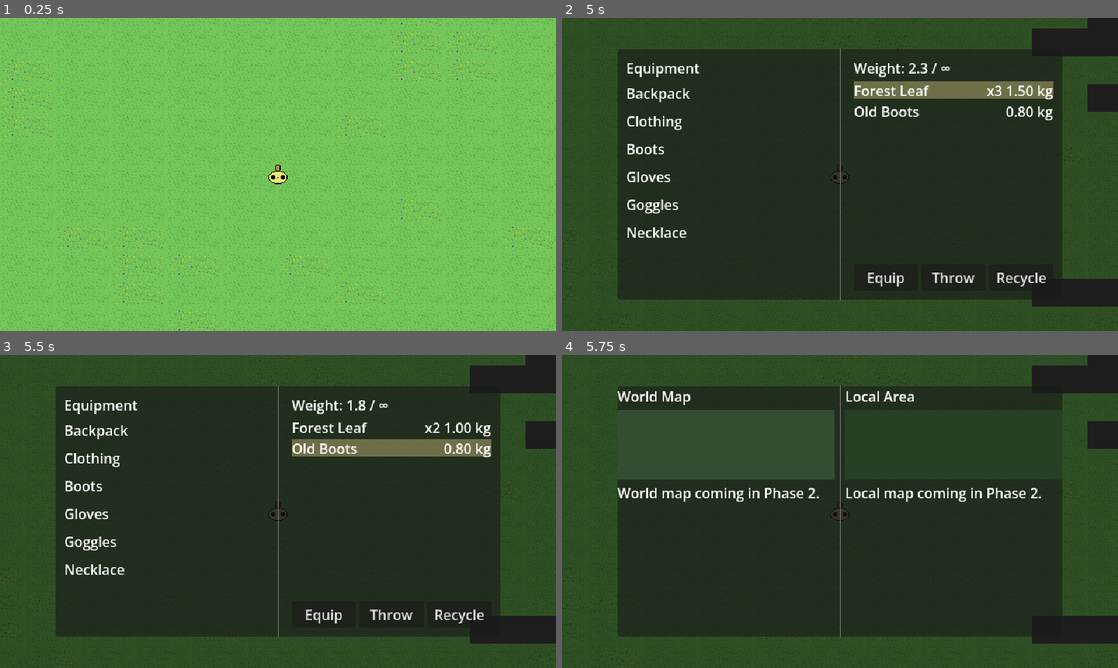
Above: before the commit, frames 1-4 (two rows, left to right).
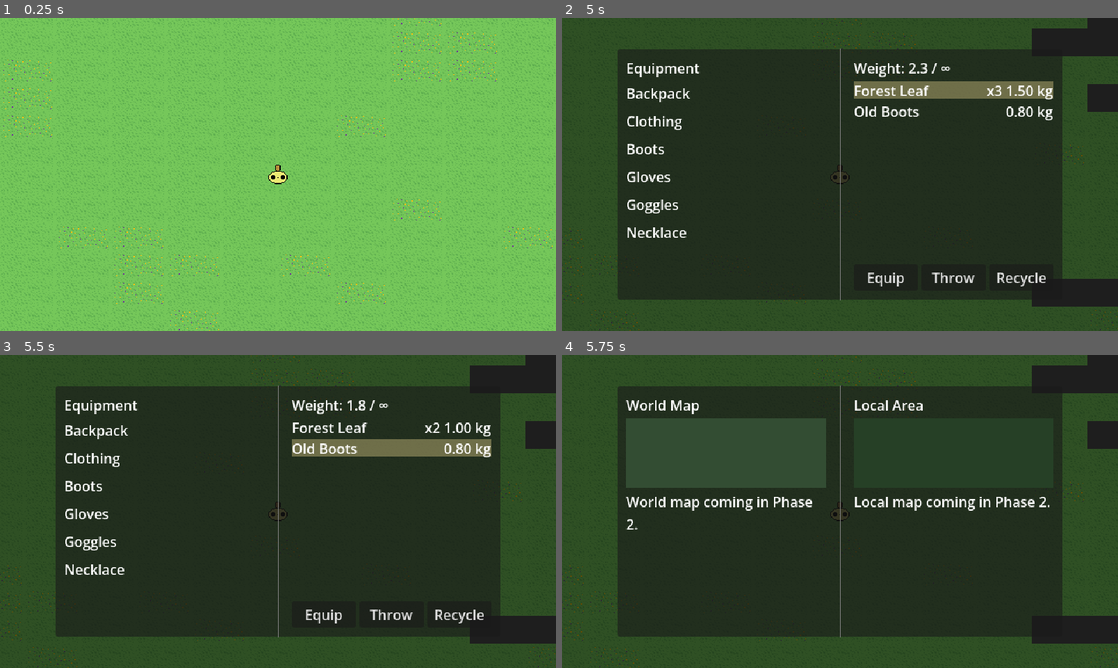
Above: after the commit, the same moments.

Repository: LeftTenant/CreamBun
Game: Godot game, scene res://world/world.tscn
Same seed, same stepped clock (60 frames per second), same inputs: the game is played once before the commit and once after it.
Inputs (mouse positions are in pixels of both pictures, inside the frame that each line leads up to):
- Up to frame 1 (0.25 s): no input
- Up to frame 2 (5 s): tap Enter at 0.5 s; move the mouse to (962, 158) at 0.52 s; hold D (move_right) 0.53-1.25 s; hold E (notebook_equip) 0.53-1.25 s; click (962, 158) at 0.67 s; drag from (728, 190) to (812, 237) at 1.27 s; move the mouse to (895, 105) at 2.02 s; hold D (move_right) 2.03-2.75 s; hold T (notebook_throw) 2.03-2.75 s; drag from (812, 237) to (673, 127) at 2.77 s; move the mouse to (1006, 221) at 3.52 s; hold A (move_left) 3.53-4.25 s; hold E (notebook_equip) 3.53-4.25 s; tap I (open_notebook_inventory) at 4.15 s; drag from (951, 89) to (756, 96) at 4.27 s
- Up to frame 3 (5.5 s): move the mouse to (389, 448) at 5.02 s; hold S (move_down) from 5.03 s (still down); hold T (notebook_throw) from 5.03 s (still down); click (389, 448) at 5.17 s
- Up to frame 4 (5.75 s): keep holding S (move_down); keep holding T (notebook_throw); tap M (open_notebook_map) at 5.65 s

Frames 1-3 are identical in both runs. In frame 4, 5.4% of the frame differs, in the area x 10-88%, y 11-56%.

Commit message:
Tidy notebook slices to a consistent scene-layout standard
Editor-legibility pass across the migrated notebook tabs (Map, Settings,
Inventory), using the Inventory slice as the reference and the ui/CLAUDE.md
editor-properties note as the spec. Structure-only; the sole runtime change
is bringing the Map tab's page insets in line with the other tabs.

- map_tab.gd: populate_left/right now apply the same 10px page inset as
  inventory_tab.gd (previously omitted by deliberate divergence).
- map_tab.tscn: anchors_preset=15 on LeftPage/RightPage (editor-baked Full
  Rect); autowrap_mode=3 on the two descriptive "Phase 2" note Labels.
- settings_tab.tscn / inventory_tab.tscn: anchors_preset=15 on page roots
  for editor parity.
- Retire the stale "Map tab is inset-free" note in agent memory.

Tests: notebook unit + integration suites green (111 pass, 0 fail).

Co-Authored-By: Claude Opus 4.8 <noreply@anthropic.com>

Diff:
--- a/ui/notebook/inventory/inventory_tab.tscn
+++ b/ui/notebook/inventory/inventory_tab.tscn
@@ -7,6 +7,7 @@
 script = ExtResource("1")
 
 [node name="LeftPage" type="VBoxContainer" parent="."]
+anchors_preset = 15
 
 [node name="EquipmentHeader" type="Label" parent="LeftPage"]
 focus_mode = 0
@@ -26,6 +27,7 @@
 [node name="Slot_NECKLACE" parent="LeftPage" instance=ExtResource("2")]
 
 [node name="RightPage" type="VBoxContainer" parent="."]
+anchors_preset = 15
 
 [node name="WeightLabel" type="Label" parent="RightPage"]
 focus_mode = 0
--- a/ui/notebook/map/map_tab.gd
+++ b/ui/notebook/map/map_tab.gd
@@ -77,10 +77,13 @@
 
 	# Anchor the VBox to fill the parent page so children get a real width.
 	# Without this, a plain Control parent won't resize its children automatically.
-	# The map tab does not use 10 px insets — the original map_tab.gd did not
-	# apply them, and this migration preserves that visual behaviour unchanged.
+	# Negative right/bottom offsets apply a 10 px inset on all sides (rule 2, ui/CLAUDE.md).
 	# https://docs.godotengine.org/en/stable/classes/class_control.html#class-control-method-set-anchors-and-offsets-preset
 	_left_page.set_anchors_and_offsets_preset(Control.PRESET_FULL_RECT)
+	_left_page.offset_left = 10
+	_left_page.offset_top = 10
+	_left_page.offset_right = -10
+	_left_page.offset_bottom = -10
 
 
 ## Populate the right page with a local-area map placeholder.
@@ -101,8 +104,7 @@
 	_ensure_pages_built()
 
 	# Add the RightPage VBox into the notebook's right page Control.
-	# Same anchoring scheme as populate_left() — no insets, per the original
-	# map_tab.gd behaviour.
+	# Same anchoring + margin scheme as populate_left() for consistent insets.
 	# Guard against re-entry: if _right_page already has a parent (because
 	# populate_right() was called twice on the same MapTab instance), detach
 	# it first so add_child does not fail.
@@ -111,6 +113,10 @@
 		_right_page.get_parent().remove_child(_right_page)
 	parent.add_child(_right_page)
 	_right_page.set_anchors_and_offsets_preset(Control.PRESET_FULL_RECT)
+	_right_page.offset_left = 10
+	_right_page.offset_top = 10
+	_right_page.offset_right = -10
+	_right_page.offset_bottom = -10
 
 
 # ---------------------------------------------------------------------------
--- a/ui/notebook/map/map_tab.tscn
+++ b/ui/notebook/map/map_tab.tscn
@@ -6,6 +6,7 @@
 script = ExtResource("1")
 
 [node name="LeftPage" type="VBoxContainer" parent="."]
+anchors_preset = 15
 
 [node name="WorldMapHeading" type="Label" parent="LeftPage"]
 focus_mode = 0
@@ -19,9 +20,11 @@
 [node name="WorldMapNote" type="Label" parent="LeftPage"]
 focus_mode = 0
 size_flags_horizontal = 3
+autowrap_mode = 3
 text = "World map coming in Phase 2."
 
 [node name="RightPage" type="VBoxContainer" parent="."]
+anchors_preset = 15
 
 [node name="LocalAreaHeading" type="Label" parent="RightPage"]
 focus_mode = 0
@@ -35,4 +38,5 @@
 [node name="LocalMapNote" type="Label" parent="RightPage"]
 focus_mode = 0
 size_flags_horizontal = 3
+autowrap_mode = 3
 text = "Local map coming in Phase 2."
--- a/ui/notebook/settings/settings_tab.tscn
+++ b/ui/notebook/settings/settings_tab.tscn
@@ -6,6 +6,7 @@
 script = ExtResource("1")
 
 [node name="LeftPage" type="VBoxContainer" parent="."]
+anchors_preset = 15
 
 [node name="AudioLabel" type="Label" parent="LeftPage"]
 focus_mode = 0
@@ -69,6 +70,7 @@
 text = "Reset to Defaults"
 
 [node name="RightPage" type="VBoxContainer" parent="."]
+anchors_preset = 15
 
 [node name="DisplayLabel" type="Label" parent="RightPage"]
 focus_mode = 0
Not shown, changed: .claude/agent-memory/code-reviewer/scene_migration_pattern.md
Not shown, changed: .claude/agent-memory/feature-orchestrator/notebook-tab-scene-migration-pattern.md
